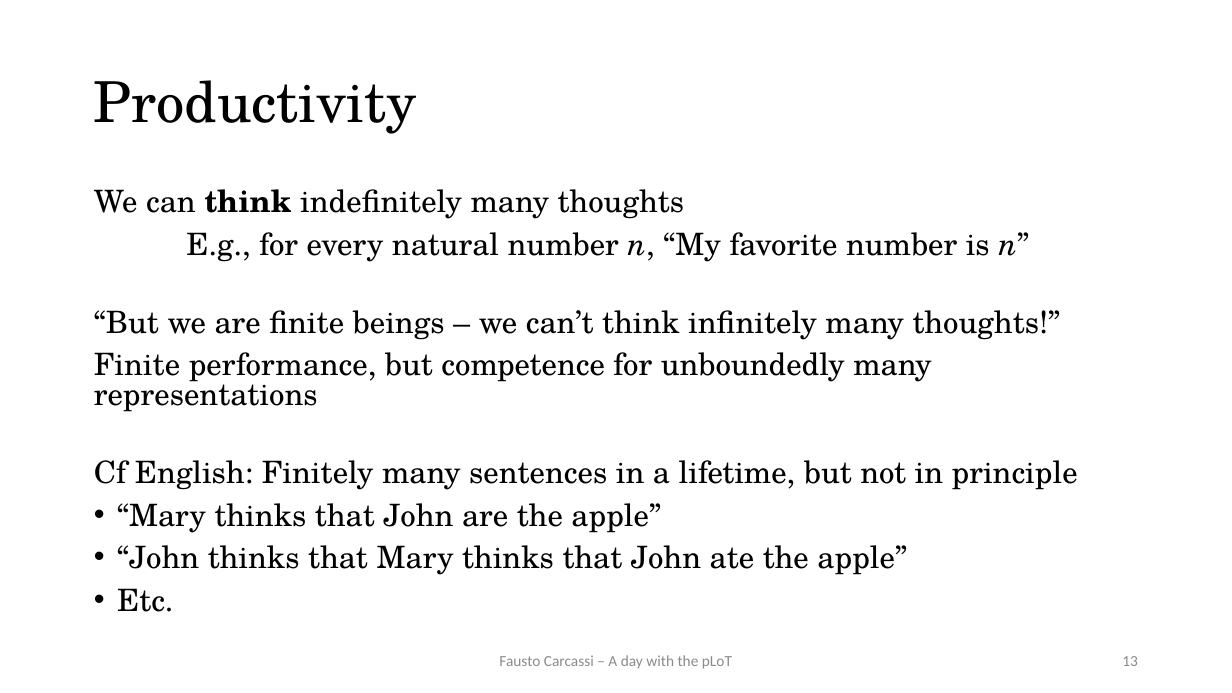
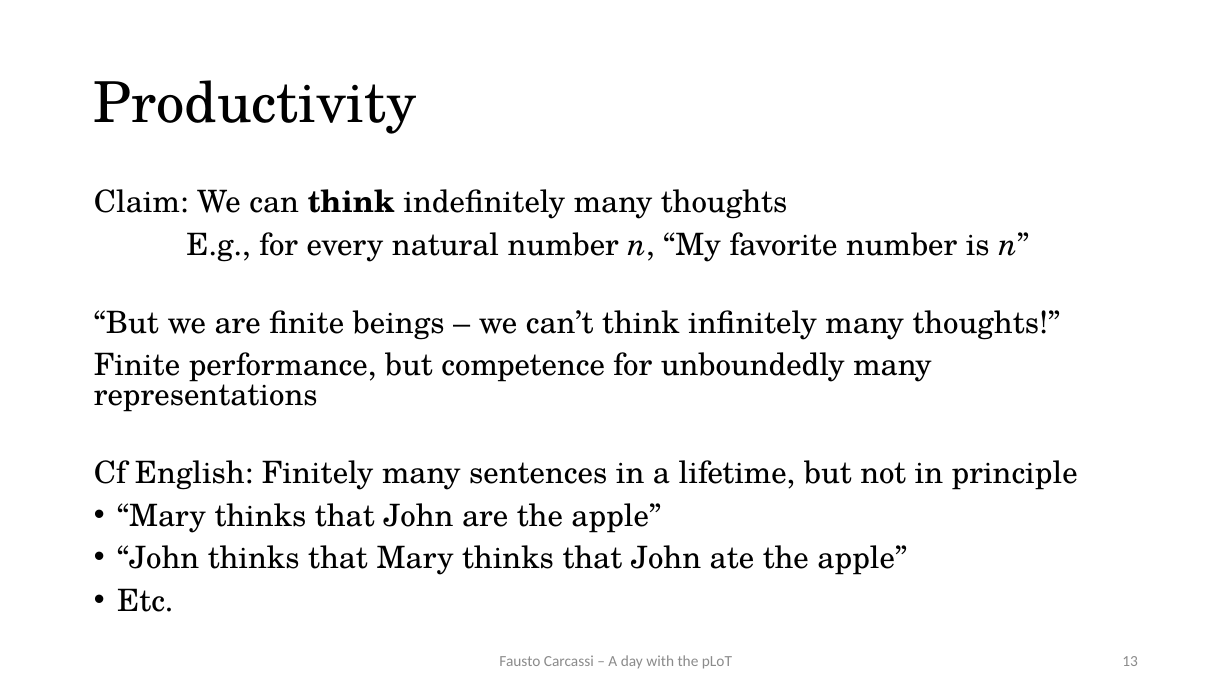
Before and after one commit to thelogicalgrammar/pLoT_workshop, a slide deck: slide 13 of book/lectures/1.pptx. Drawn at 1232x693 pixels with LibreOffice and Linux fonts; fonts in the diff are those of the drawing. Boxes give left, top, right and bottom in pixels: in the first picture for what was removed or moved away, otherwise in the second. Text is boxed around its words. In the diff, an @@ line names an element or a change of style, - is before the commit and + after.

```diff
--- a/book/lectures/1.pptx
+++ b/book/lectures/1.pptx
@@ text at (94, 189, 788, 219): text changed @@
-We can think indefinitely many thoughts
+Claim: We can think indefinitely many thoughts
```
Also in this commit, not shown: 5 other slides changed, 1 slide added, 8 other files.
